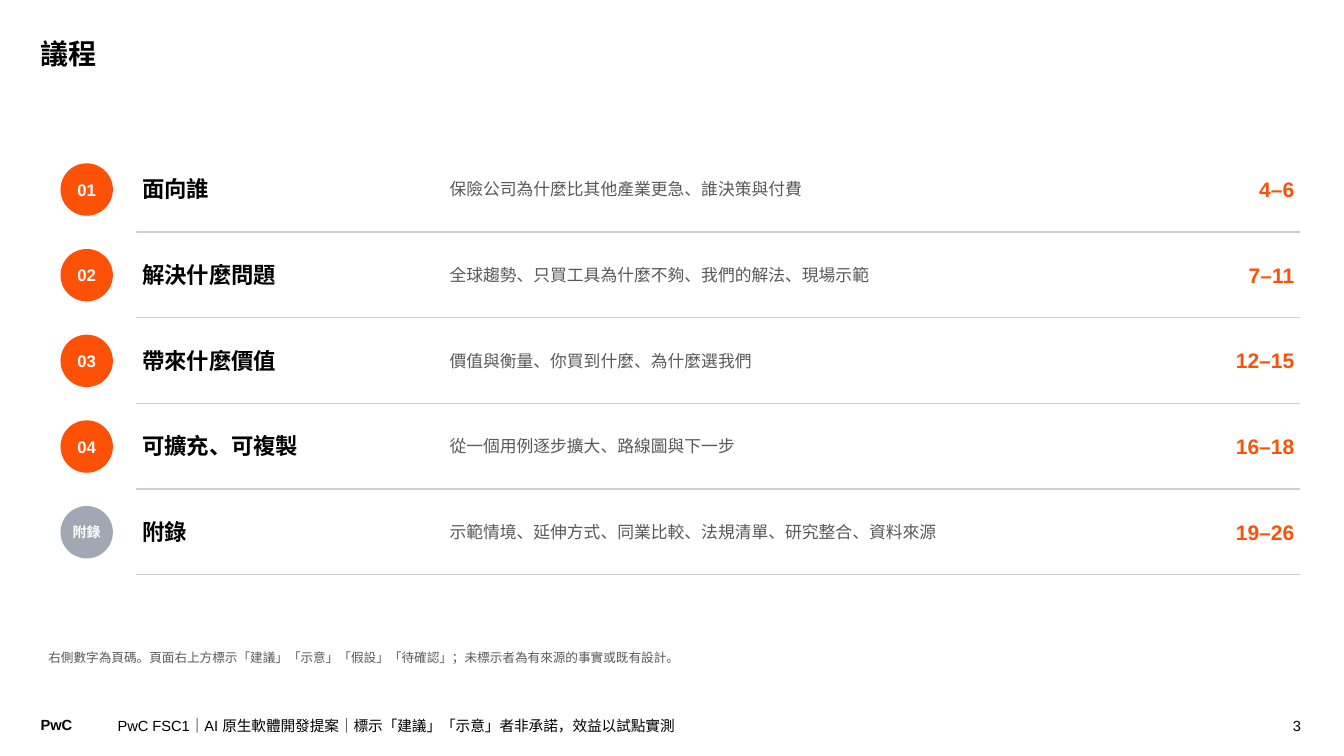
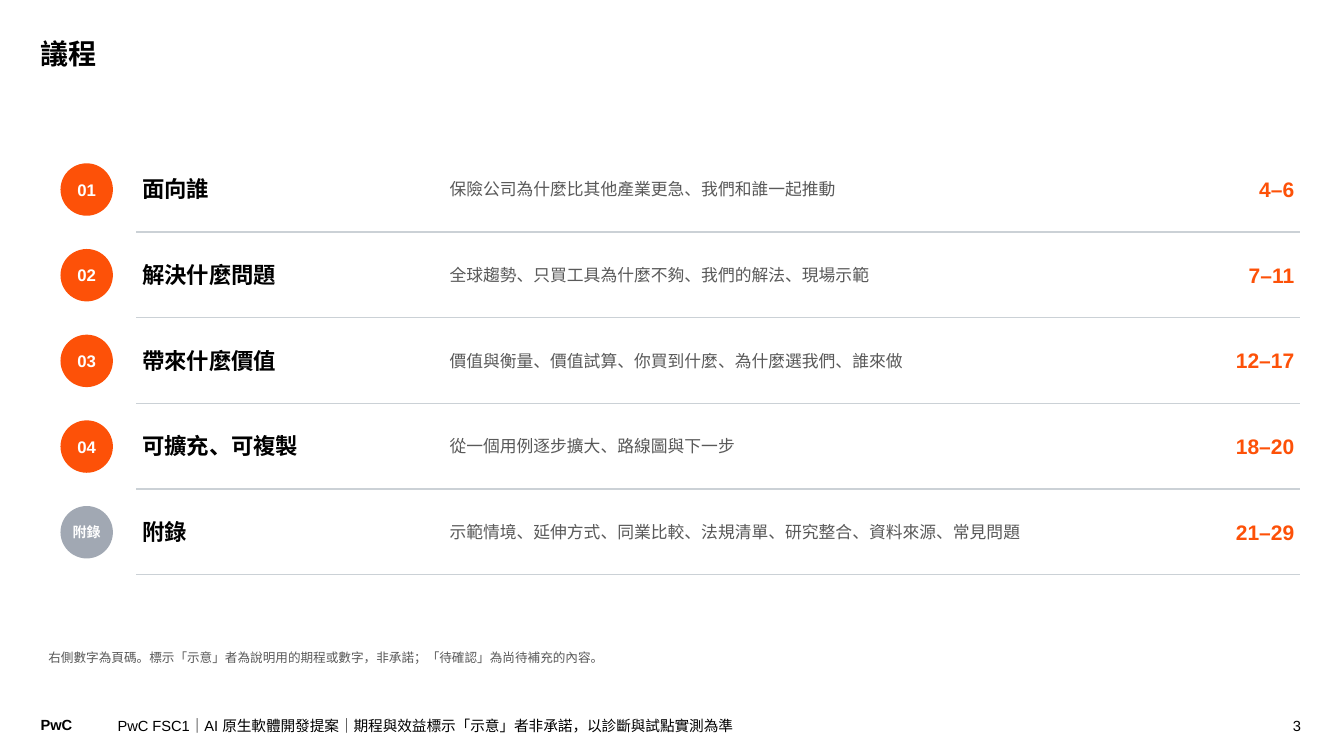
Before and after one commit to Robshao/PwC_FSC1, a slide deck: slide 3 of research/ai-native-sdlc/AI原生軟體開發_合夥人提案簡報.pptx. Drawn at 1344x756 pixels with LibreOffice and Linux fonts; fonts in the diff are those of the drawing. Boxes give left, top, right and bottom in pixels: in the first picture for what was removed or moved away, otherwise in the second. Text is boxed around its words. In the diff, an @@ line names an element or a change of style, - is before the commit and + after.

```diff
--- a/research/ai-native-sdlc/AI原生軟體開發_合夥人提案簡報.pptx
+++ b/research/ai-native-sdlc/AI原生軟體開發_合夥人提案簡報.pptx
@@ text at [450, 181, 836, 197]: text changed @@
-保險公司為什麼比其他產業更急、誰決策與付費
+保險公司為什麼比其他產業更急、我們和誰一起推動
@@ text at [450, 353, 903, 369]: text changed @@
-價值與衡量、你買到什麼、為什麼選我們
+價值與衡量、價值試算、你買到什麼、為什麼選我們、誰來做
@@ text at [1236, 353, 1294, 368]: text changed @@
-12–15
+12–17
@@ text at [1236, 439, 1294, 455]: text changed @@
-16–18
+18–20
@@ text at [450, 524, 1021, 540]: text changed @@
-示範情境、延伸方式、同業比較、法規清單、研究整合、資料來源
+示範情境、延伸方式、同業比較、法規清單、研究整合、資料來源、常見問題
@@ text at [1236, 525, 1294, 540]: text changed @@
-19–26
+21–29
@@ text at [48, 651, 603, 664]: text changed @@
-右側數字為頁碼。頁面右上方標示「建議」「示意」「假設」「待確認」；未標示者為有來源的事實或既有設計。
+右側數字為頁碼。標示「示意」者為說明用的期程或數字，非承諾；「待確認」為尚待補充的內容。
@@ text at [118, 718, 733, 733]: text changed @@
-PwC FSC1｜AI 原生軟體開發提案｜標示「建議」「示意」者非承諾，效益以試點實測
+PwC FSC1｜AI 原生軟體開發提案｜期程與效益標示「示意」者非承諾，以診斷與試點實測為準
```
Also in this commit, not shown: 24 other slides changed, 3 slides added, 4 other files.
